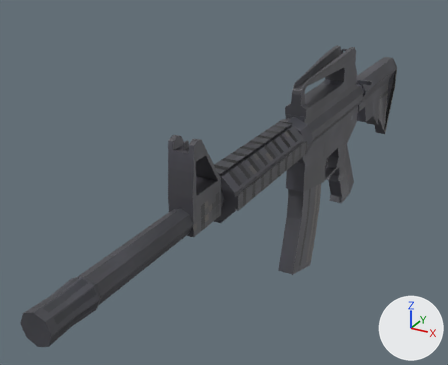
The Blender file game_objects/items/weapons/fic_rifles/s5/s5.blend: old version first, new version second.
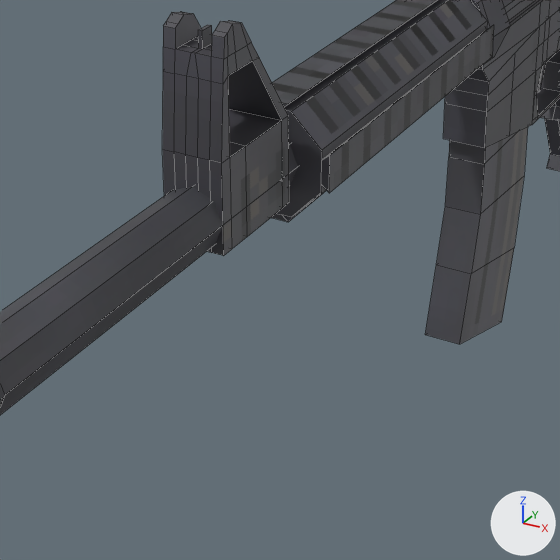
Each version is shown whole from a 50 mm camera at (0.267, -0.709, 0.25) aimed at (-0.072, -0.092, -0.059), then close up on the part from 22% to 75% of the width and 36% to 100% of the height. Arrows for +X, +Y and +Z are at lower right; the lights stay in place. The close-ups show mesh edges as thin lines.

In view in the first close-up: 'barrel', 'front_sight', 'grip', 'handguard', 'magazine', 'reciever'.
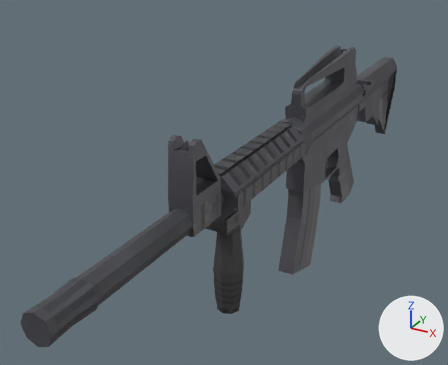
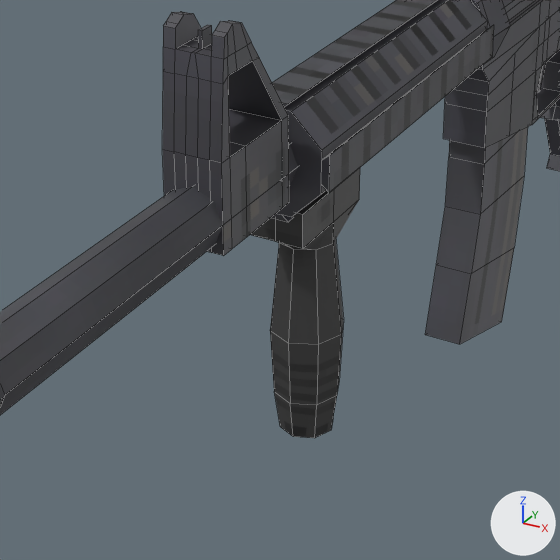
What changed in the scene script:
```text
Add img_stable_foregrip_t:
    img_stable_foregrip_t = load_image('stable_foregrip_t', '_unpacked/stable_foregrip_t.png', 32, 32, 'sRGB')
Add mat_stable_foregrip_mat:
    mat_stable_foregrip_mat = principled_material('stable_foregrip_mat')
    mat_stable_foregrip_mat.texture = img_stable_foregrip_t  # with its transparency
Add me_cylinder_001:
    me_cylinder_001.from_pydata(...)  # 48 vertices, 42 faces; spans x -0.0169..0.0169, y -0.2408..-0.1893, z -0.1441..-0.0229
    me_cylinder_001.materials.append(mat_stable_foregrip_mat)  # picture img_stable_foregrip_t
Add ob_stable_foregrip:
    ob_stable_foregrip = bpy.data.objects.new('stable_foregrip', me_cylinder_001)
    ob_stable_foregrip.location = (0.0, 0.0, 0.0)
```

Changed parts and their boxes (x1, y1, x2, y2) in the close-ups (560 x 560 px):
'stable_foregrip', added (black): after (250, 168, 360, 438)
